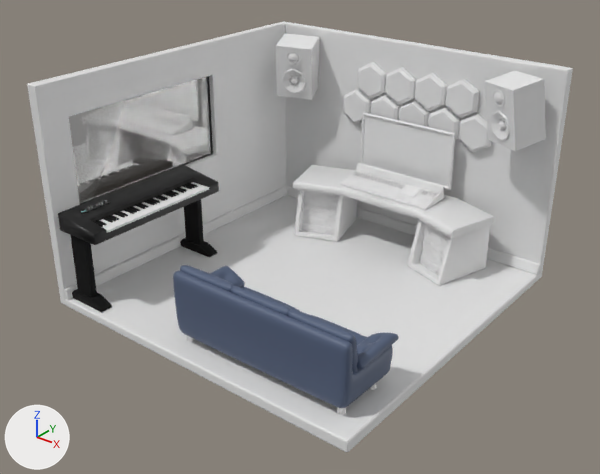
Renders of the Blender file studio.blend from each side of a commit.
Rendered twice from a camera (50 mm lens) standing at (13.45, -17.25, 12.27) and looking at (0.0, -0.43, 1.84). The axes (+X, +Y, +Z) are drawn at lower left. The lights are the same throughout.
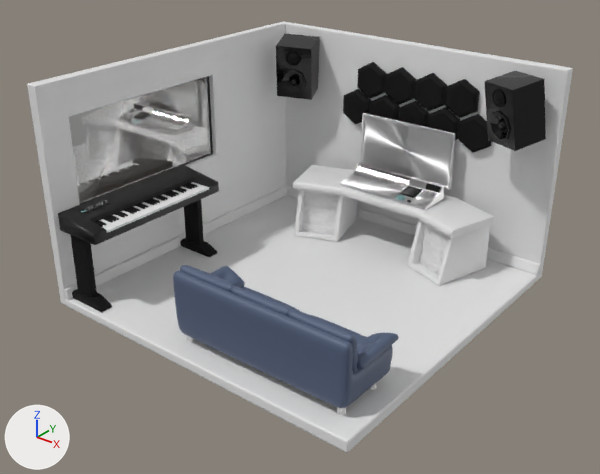
Changed parts and their boxes (x1, y1, x2, y2) in the pictures (600 x 474 px):
'Circle', recoloured (white to black)
    both: (343, 62, 492, 152)
'Plane.012', recoloured (white to black)
    both: (276, 34, 546, 151)
'TV', recoloured
    both: (361, 113, 456, 190)
'mesa-botao', recoloured
    both: (340, 163, 444, 210)
'Botões', recoloured
    both: (343, 171, 406, 198)
'Circle.002', recoloured (white to black)
    both: (286, 51, 505, 107)
'Plane.041', recoloured
    both: (400, 186, 422, 198)

Diff of the bpy script that builds the scene:
```diff
--- a/studio.blend.py
+++ b/studio.blend.py
@@ me_circle @@
 me_circle.from_pydata(...)  # 332 vertices, 279 faces; spans x 0.0..2.24, y 7.39..7.55, z -0.49..2.13
+me_circle.materials.append(mat_black)  # black #0d0d0d
@@ me_plane_010 @@
 me_plane_010.from_pydata(...)  # 84 vertices, 82 faces; spans x -1.0..1.0, y -1.0..1.0, z 6.77..6.91
+me_plane_010.materials.append(mat_aluminium)  # white #e7e7e7
@@ me_plane_012 @@
 me_plane_012.from_pydata(...)  # 96 vertices, 94 faces; spans x -1.0..1.0, y -1.0..1.0, z 0.0..1.16
+me_plane_012.materials.append(mat_black_gloss)  # black #000000
@@ me_circle_002 @@
 me_circle_002.from_pydata(...)  # 160 vertices, 130 faces; spans x -0.96..1.04, y -1.0..1.0, z -0.12..0.3
+me_circle_002.materials.append(mat_black)  # black #0d0d0d
@@ me_plane_019 @@
 me_plane_019.from_pydata(...)  # 16 vertices, 14 faces; spans x -1.0..1.0, y -0.92..0.8, z 0.0..0.47
+me_plane_019.materials.append(mat_aluminium)  # white #e7e7e7
@@ me_plane_020 @@
 me_plane_020.from_pydata(...)  # 452 vertices, 391 faces; spans x -41.68..-39.91, y -0.81..0.88, z -0.04..0.04
+me_plane_020.materials.append(mat_aluminium)  # white #e7e7e7
@@ me_plane_024 @@
 me_plane_024.from_pydata(...)  # 16 vertices, 14 faces; spans x -1.0..1.0, y -1.0..1.0, z 0.0..0.14
+me_plane_024.materials.append(mat_black_gloss)  # black #000000
```
